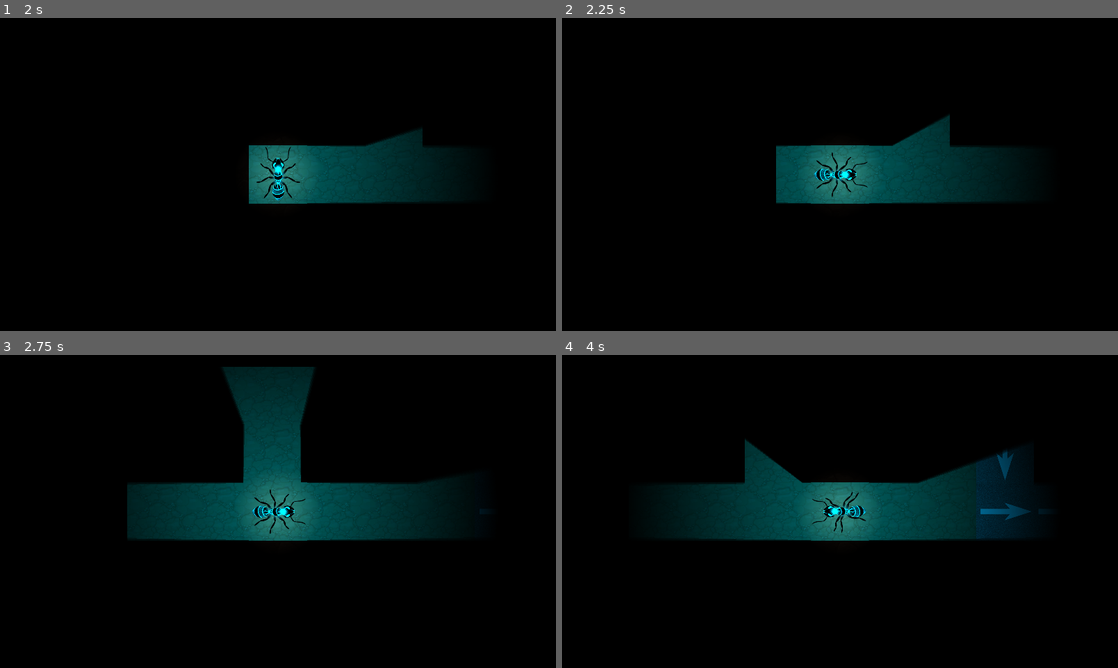
Above: before the commit, frames 1-4 (two rows, left to right).
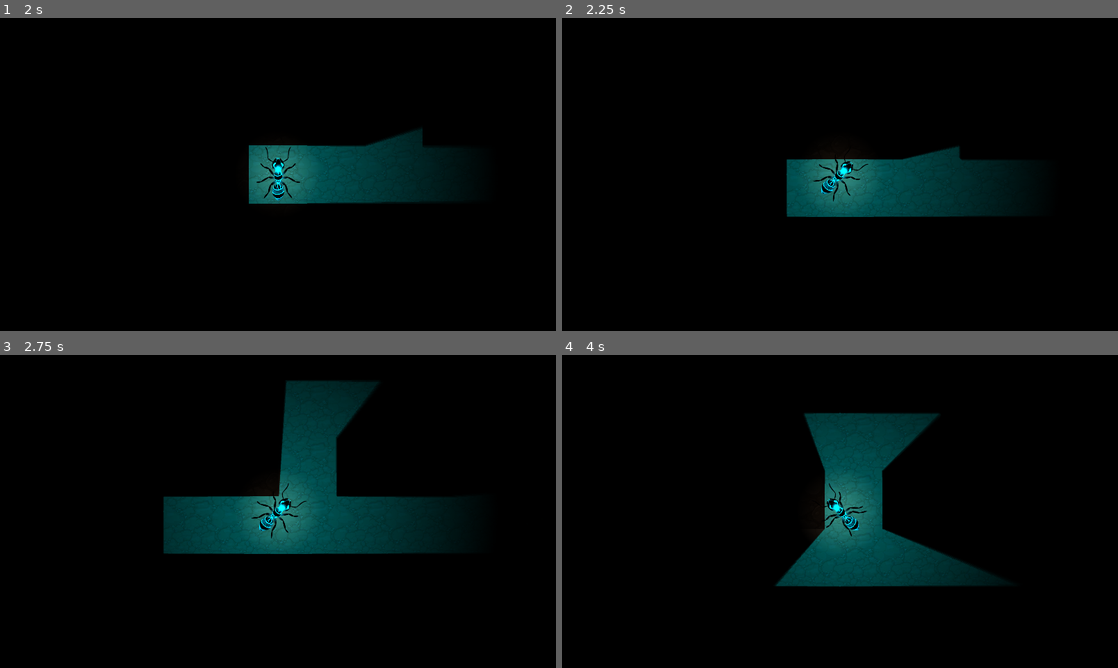
Above: after the commit, the same moments.

Repository: Couleslaw/Mycelium-Dominion-Antfall
Game: Godot game, scene res://Scenes/mainmenu/mainmenu.tscn
The game is run twice, just before and just after one commit, with the same random seed, the same clock (stepped at 60 frames per second) and the same inputs.
Inputs (mouse positions are in pixels of both pictures, inside the frame that each line leads up to):
- Up to frame 1 (2 s): click (372, 187) at 0.5 s; click (166, 249) at 1.25 s
- Up to frame 2 (2.25 s): tap Enter at 2 s; hold Right (move_right) from 2.03 s (still down); hold W (move_up) from 2.03 s (still down)
- Up to frame 3 (2.75 s): keep holding Right (move_right); keep holding W (move_up)
- Up to frame 4 (4 s): release W (move_up) at 2.78 s; tap Space (shoot) at 2.85 s; tap W (move_up) at 3.02, 3.05, 3.32 s; release Right (move_right) at 3.53 s; hold Left (move_left) from 3.53 s (still down); hold W (move_up) from 3.53 s (still down)

Frame 1 is identical in both runs. In frame 2, 4.5% of the frame differs, in the area x 38-81%, y 30-64%; in frame 3, 11%; in frame 4, 19%, in the area x 19-88%, y 18-74%.

Commit message:
make player imput setting global

Diff:
--- a/game-files/Scenes/bludiste/Scripts/CharacterMovement.gd
+++ b/game-files/Scenes/bludiste/Scripts/CharacterMovement.gd
@@ -26,13 +26,13 @@
 func player_movement():
 
 	velocity = Vector2.ZERO # The player's movement vector.
-	if Input.is_action_pressed("ui_right"):
+	if Input.is_action_pressed("move_right"):
 		velocity.x += 1
-	if Input.is_action_pressed("ui_left"):
+	if Input.is_action_pressed("move_left"):
 		velocity.x -= 1
-	if Input.is_action_pressed("ui_down"):
+	if Input.is_action_pressed("move_down"):
 		velocity.y += 1
-	if Input.is_action_pressed("ui_up"):
+	if Input.is_action_pressed("move_up"):
 		velocity.y -= 1
 
 	var new_rot = null
--- a/game-files/Scenes/jumpking/ant.gd
+++ b/game-files/Scenes/jumpking/ant.gd
@@ -23,12 +23,12 @@
 		velocity.y += gravity * delta
 
 	# Handle jump.
-	if Input.is_action_just_pressed("ui_up") and is_on_floor():
+	if Input.is_action_just_pressed("move_up") and is_on_floor():
 		velocity.y = JUMP_VELOCITY
 
 	# Get the input direction and handle the movement/deceleration.
 	# As good practice, you should replace UI actions with custom gameplay actions.
-	var direction = Input.get_axis("ui_left", "ui_right")
+	var direction = Input.get_axis("move_left", "move_right")
 	if direction:
 		if direction < 0:
 			sprite.set_flip_h(true)
--- a/game-files/project.godot
+++ b/game-files/project.godot
@@ -23,6 +23,7 @@
 window/stretch/mode="canvas_items"
 
 [input]
+
 move_right={
 "deadzone": 0.5,
 "events": [Object(InputEventKey,"resource_local_to_scene":false,"resource_name":"","device":-1,"window_id":0,"alt_press …(182 unchanged characters)…
